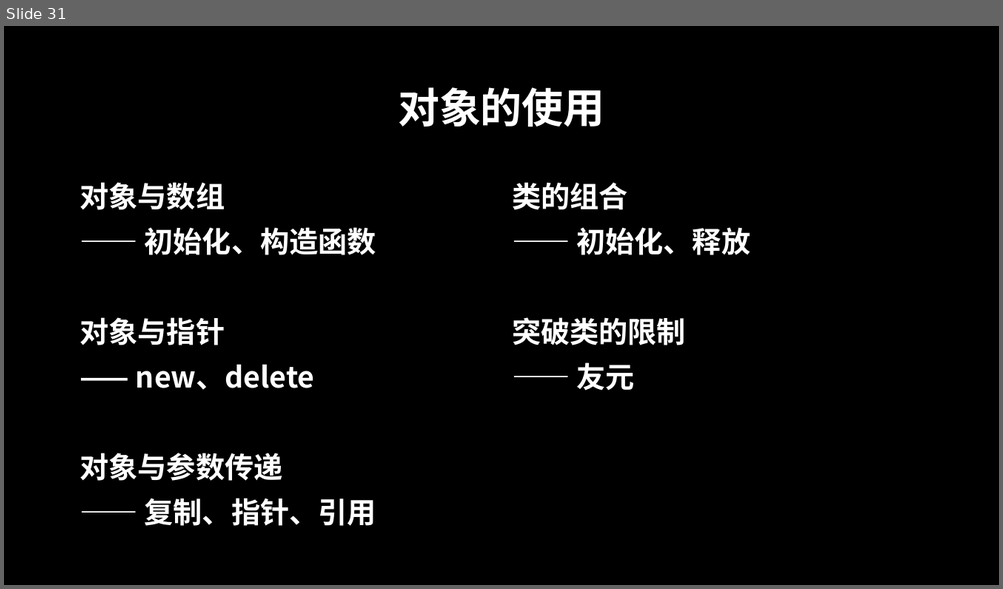
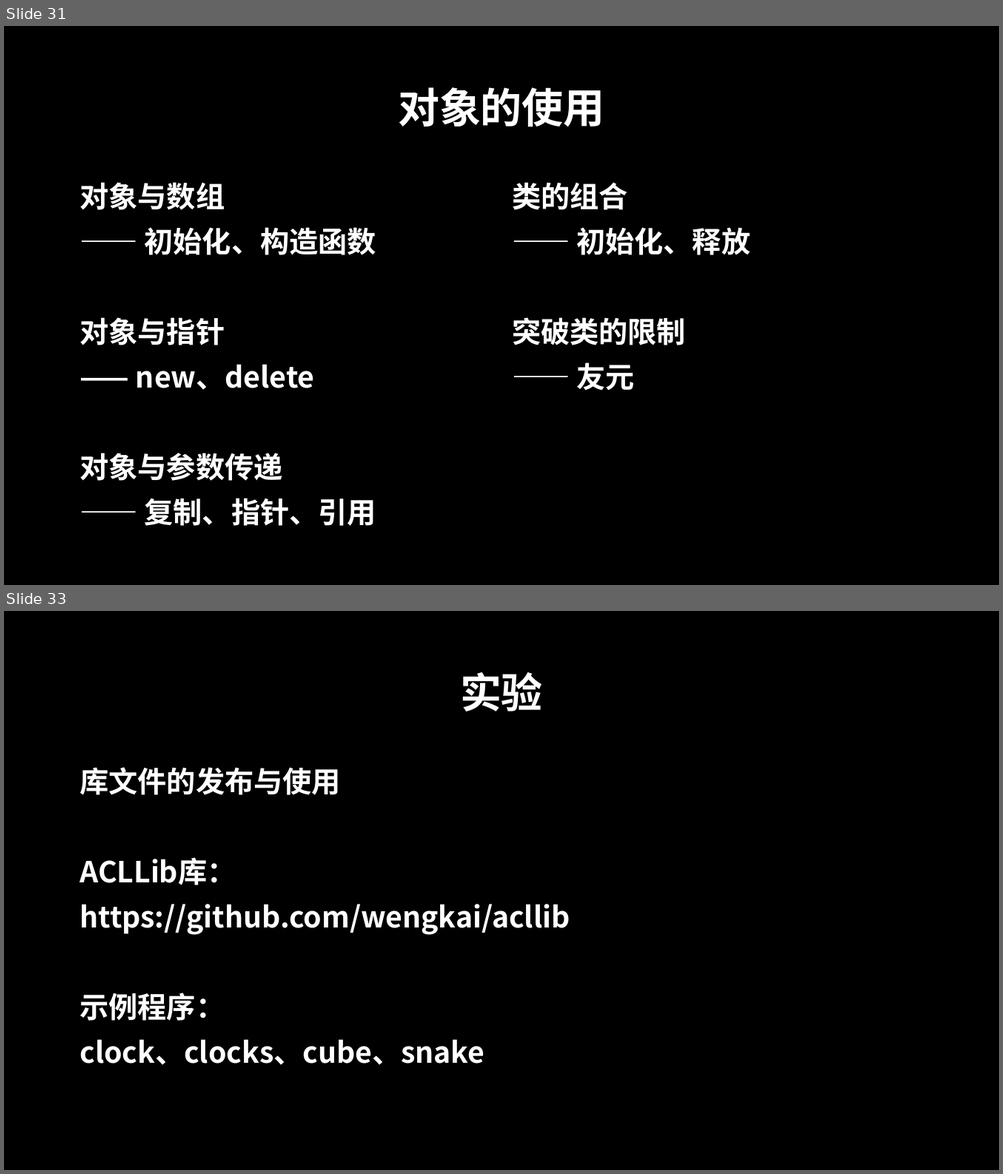
Before and after one commit to MisterFishing/cpp, a slide deck: index.pptx. Shown one above the other, each under a label of ours: slide 31 before the commit, slides 31 and 33 after it; the slides between them are not shown. The pictures are 1003x589 and 1003x1174 pixels, drawn with LibreOffice and Linux fonts; fonts in the diff are those of the drawing; background and template pictures are left out. Boxes give left, top, right and bottom in pixels: in the first picture for what was removed or moved away, otherwise in the second. Text is boxed around its words. In the diff, an @@ line names an element or a change of style, - is before the commit and + after.

```diff
--- a/index.pptx
+++ b/index.pptx
@@ slide 33 added at [4,611,999,1170], background picture (left out) @@
@@ title added at [460,672,543,712], 40 pt, text #FFFFFF, bold @@
+实验
@@ text added at [79,767,569,1065], 28 pt, text #FFFFFF, bold @@
+库文件的发布与使用
+ACLLib库：
+https://github.com/wengkai/acllib
+示例程序：
+clock、clocks、cube、snake
```
Also in this commit, not shown: 1 other slide added, 44 other files.
